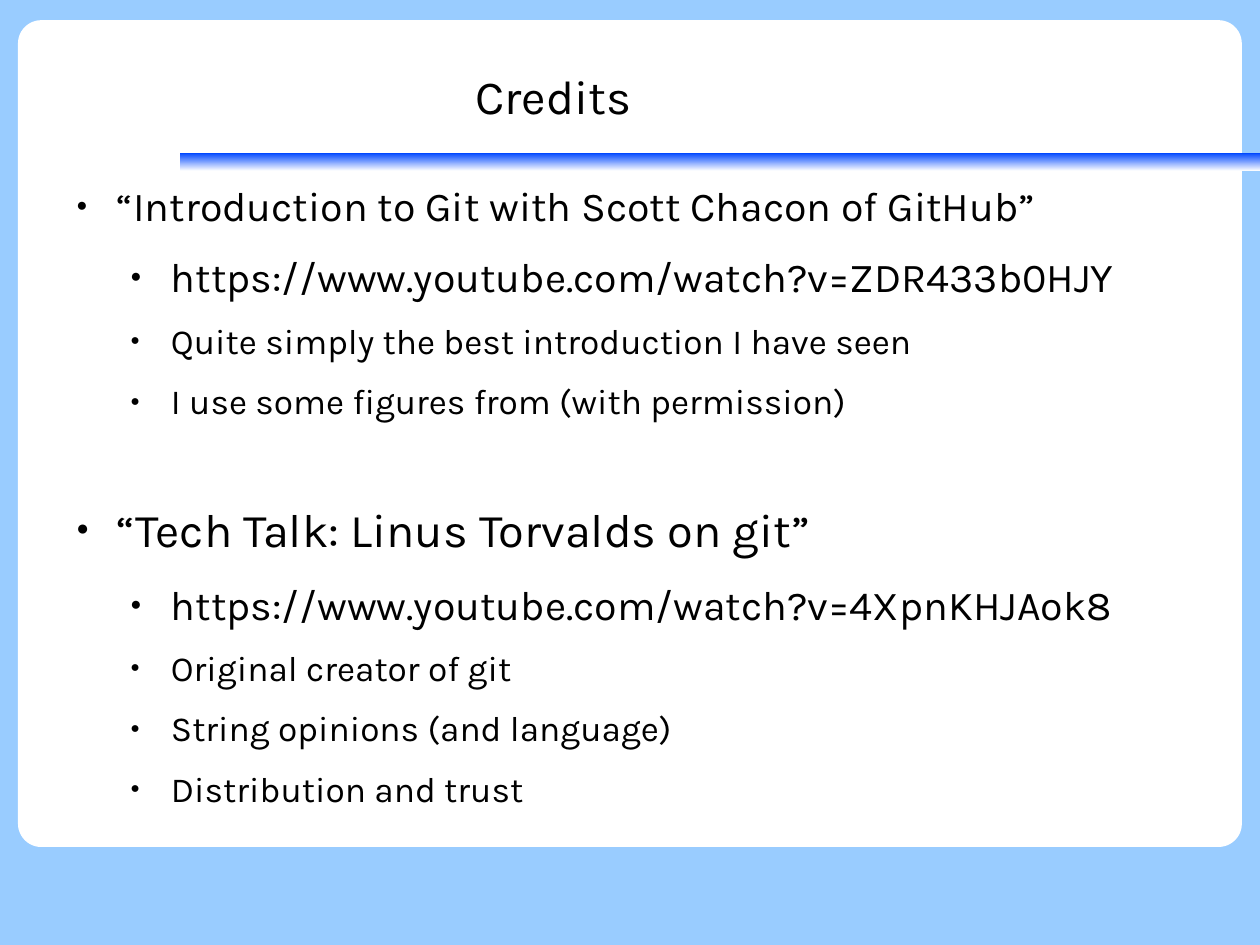
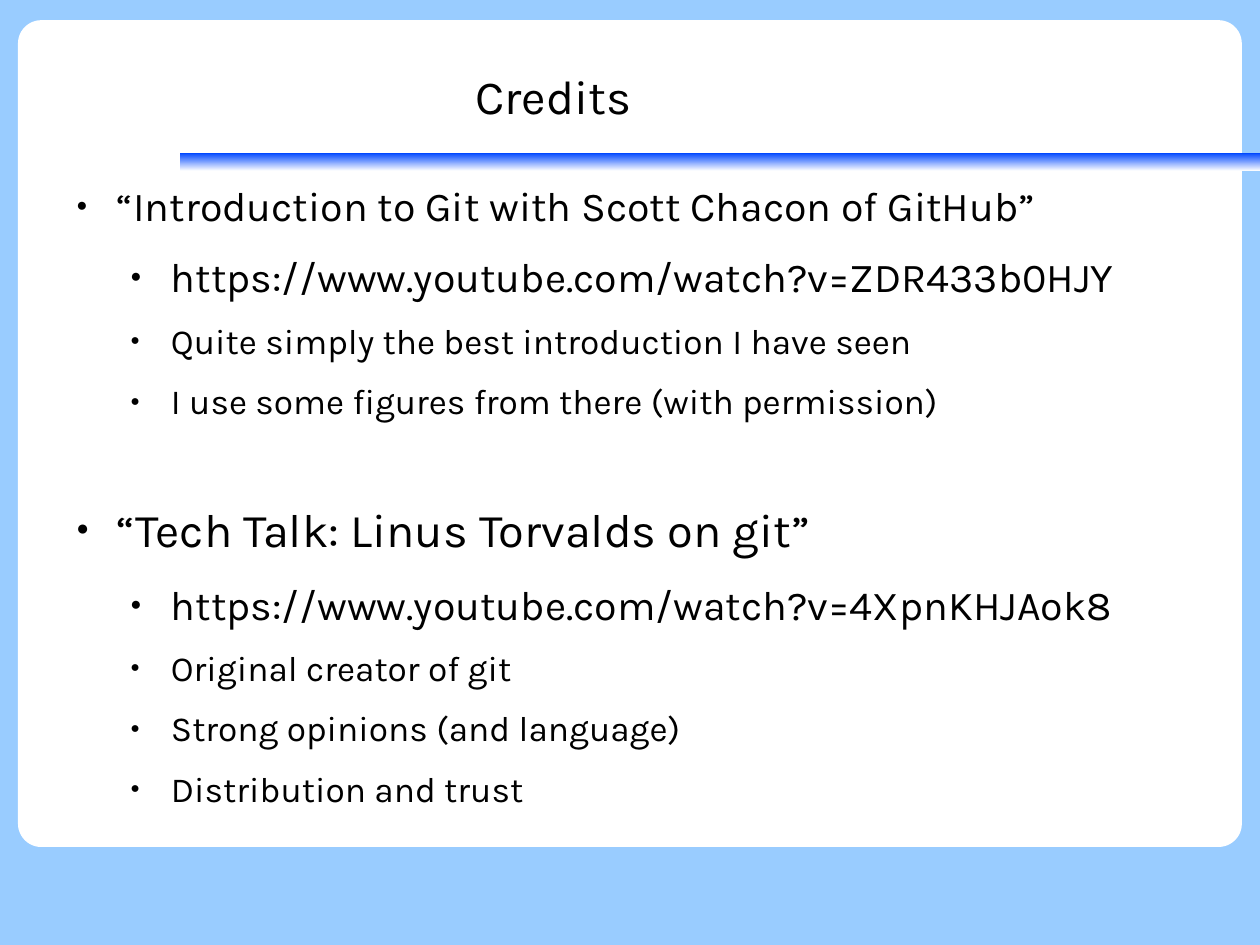
Before and after one commit to KennethNielsen/presentations, a slide deck: slide 3 of git/git.odp. Drawn at 1260x945 pixels with LibreOffice and Linux fonts; fonts in the diff are those of the drawing; background and template pictures are left out. Boxes give left, top, right and bottom in pixels: in the first picture for what was removed or moved away, otherwise in the second. Text is boxed around its words. In the diff, an @@ line names an element or a change of style, - is before the commit and + after.

```diff
--- a/git/git.odp
+++ b/git/git.odp
@@ text at [171, 388, 937, 423]: text changed @@
-  ● I use some figures from (with permission)
+  ● I use some figures from there (with permission)
@@ text at [171, 715, 681, 750]: text changed @@
-  ● String opinions (and language)
+  ● Strong opinions (and language)
```
Also in this commit, not shown: 3 other slides changed, 9 slides added, 1 slide removed.
